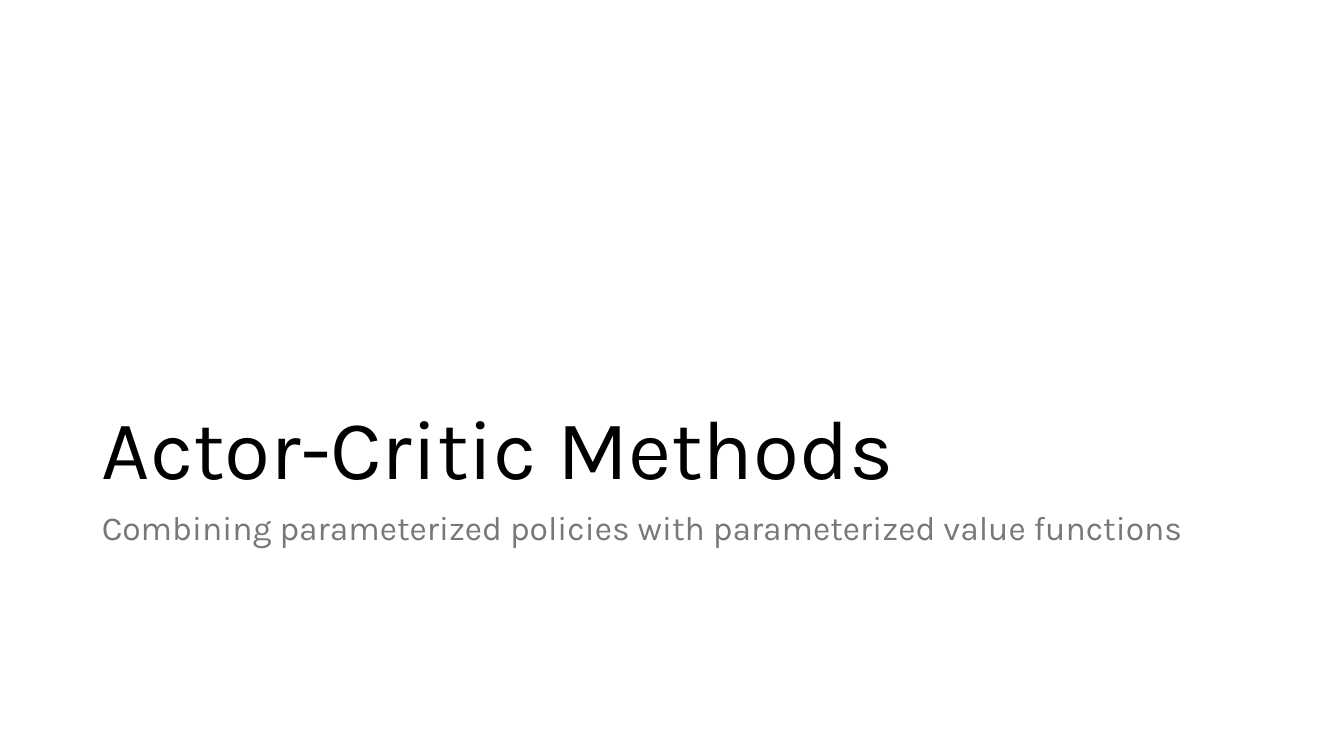
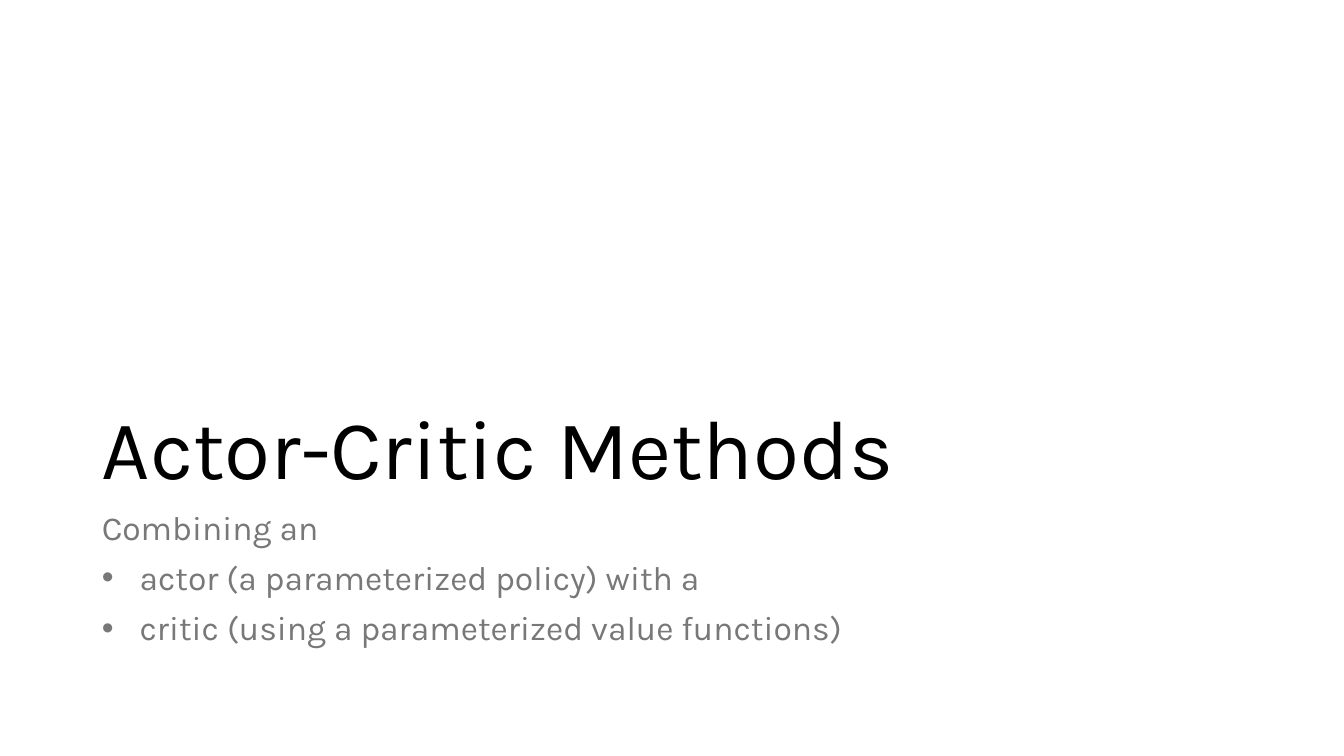
Before and after one commit to mhahsler/Introduction_to_Reinforcement_Learning, a slide deck: slide 12 of slides/Lecture_Chapter13.pptx (slide 11 before the commit). Drawn at 1344x756 pixels with LibreOffice and Linux fonts; fonts in the diff are those of the drawing. Boxes give left, top, right and bottom in pixels: in the first picture for what was removed or moved away, otherwise in the second. Text is boxed around its words. In the diff, an @@ line names an element or a change of style, - is before the commit and + after.

```diff
--- a/slides/Lecture_Chapter13.pptx
+++ b/slides/Lecture_Chapter13.pptx
@@ text at [102,517,841,648]: text changed @@
-Combining parameterized policies with parameterized value functions
+Combining an
+• actor (a parameterized policy) with a
+• critic (using a parameterized value functions)
```
Also in this commit, not shown: 8 other slides changed, 3 slides added, 1 slide removed, 3 other files.
